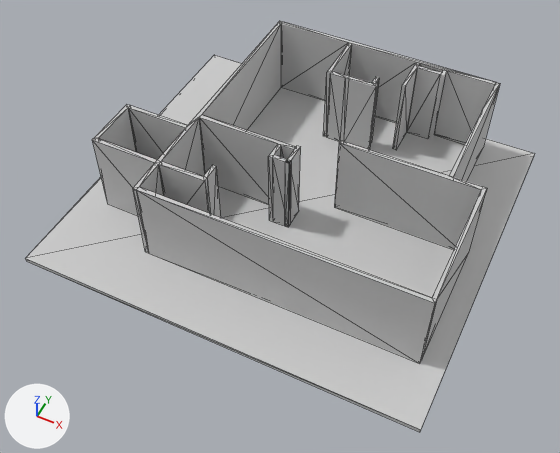
Two versions of the glTF model models/teste3.gltf, one commit apart.
The view is the same before and after, from a camera (50 mm lens) standing at (23.4, -62.3, 65.9) and looking at (-2.2, -11.0, 1.8). Arrows for +X, +Y and +Z are at lower left; the lights stay in place. Mesh edges are drawn as thin lines on the coarser meshes. Where no turn or scale is listed for an object, it has been applied to the vertices.

Objects in the first picture: 'Parede_básica_Genérico_-_140_mm_Alvenaria_330118', 'Parede_básica_Genérico_-_140_mm_Alvenaria_330306', 'Parede_básica_Genérico_-_140_mm_Alvenaria_330470', 'Parede_básica_Genérico_-_140_mm_Alvenaria_330667', 'Parede_básica_Genérico_-_140_mm_Alvenaria_331529', 'Parede_básica_Genérico_-_140_mm_Alvenaria_331917', 'Parede_básica_Genérico_-_140_mm_Alvenaria_332083', 'Parede_básica_Genérico_-_140_mm_Alvenaria_332297', 'Parede_básica_Genérico_-_140_mm_Alvenaria_332407', 'Parede_básica_Genérico_-_140_mm_Alvenaria_332878', 'Parede_básica_Genérico_-_140_mm_Alvenaria_333519', 'Parede_básica_Genérico_-_140_mm_Alvenaria_333743', 'Parede_básica_Genérico_-_140_mm_Alvenaria_333797', 'Parede_básica_Genérico_-_140_mm_Alvenaria_334007', 'Parede_básica_Genérico_-_140_mm_Alvenaria_334079', 'Piso_Genérico_150_mm_334933'.
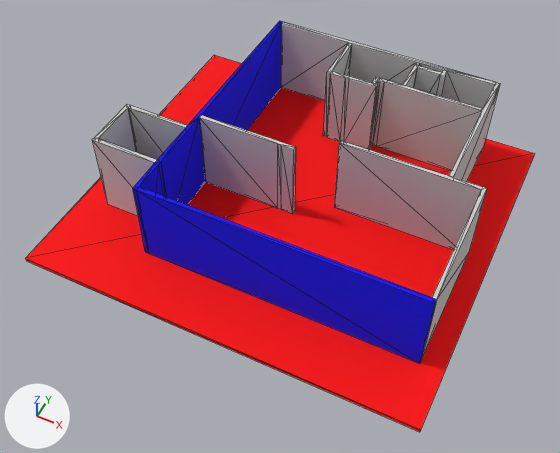
What differs and where, as boxes (x1, y1, x2, y2) in the pictures (560 x 453 px):
'Piso_Genérico_150_mm_334933', recoloured (grey to red): (25, 55, 534, 432) in both
'Parede_básica_Genérico_-_140_mm_Alvenaria_330306', recoloured (grey to blue): (137, 187, 437, 363) in both
'Parede_básica_Genérico_-_140_mm_Alvenaria_330118', recoloured (grey to blue): (133, 21, 282, 253) in both
'Parede_básica_Genérico_-_140_mm_Alvenaria_333211', added: after (371, 78, 482, 171)
'Parede_básica_Genérico_-_140_mm_Alvenaria_334007', deleted: before (159, 161, 210, 213)
'Parede_básica_Genérico_-_140_mm_Alvenaria_333797', deleted: before (272, 155, 291, 227)
'Parede_básica_Genérico_-_140_mm_Alvenaria_332407', deleted: before (285, 146, 301, 227)
'Parede_básica_Genérico_-_140_mm_Alvenaria_334079', deleted: before (203, 165, 221, 218)
'Parede_básica_Genérico_-_140_mm_Alvenaria_333743', deleted: before (268, 144, 281, 221)
'Parede_básica_Genérico_-_140_mm_Alvenaria_333519', unchanged, covered by the edit: before (407, 66, 441, 139); after (414, 66, 441, 95)

What the commit changed:
Material '__DEFAULT' (mat_default) changes colour from light grey #cccccc to blue #0000ff; in linear values from (0.604, 0.604, 0.604) to (0.0, 0.0, 1.0).
Material '__DEFAULT.001' (mat_default_001) changes colour from light grey #cccccc to blue #0000ff; in linear values from (0.604, 0.604, 0.604) to (0.0, 0.0, 1.0).
Material '__DEFAULT.017' (mat_default_017) changes colour from light grey #cccccc to red #ff0000; in linear values from (0.604, 0.604, 0.604) to (1.0, 0.0, 0.0).
me_mesh_21 has 8 vertices, 12 faces and spans x 25.0..70.0, y 23.2..64.2, z -0.5..0.0.
me_mesh_21 no longer uses material mat_default_021 (light grey #cccccc).
me_mesh_21 now uses material mat_default_017 (red #ff0000).
Mesh me_mesh_13_1 is new.
It has 16 vertices, 28 faces and spans x 51.39..63.58, y 56.8..57.26, z 0.0..9.84.
It uses material mat_default_013 (light grey #cccccc).
Object 'Parede_básica_Genérico_-_140_mm_Alvenaria_332407' (ob_parede_básica_genérico___140_mm_alvenaria_332407) is deleted.
Object 'Parede_básica_Genérico_-_140_mm_Alvenaria_333743' (ob_parede_básica_genérico___140_mm_alvenaria_333743) is deleted.
Object 'Parede_básica_Genérico_-_140_mm_Alvenaria_333797' (ob_parede_básica_genérico___140_mm_alvenaria_333797) is deleted.
Object 'Parede_básica_Genérico_-_140_mm_Alvenaria_334007' (ob_parede_básica_genérico___140_mm_alvenaria_334007) is deleted.
Object 'Parede_básica_Genérico_-_140_mm_Alvenaria_334079' (ob_parede_básica_genérico___140_mm_alvenaria_334079) is deleted.
Object 'Parede_básica_Genérico_-_140_mm_Alvenaria_333211' (ob_parede_básica_genérico___140_mm_alvenaria_333211) is new; it shows me_mesh_13_1.
Its location is (-50.0, -50.0, 1.06).
